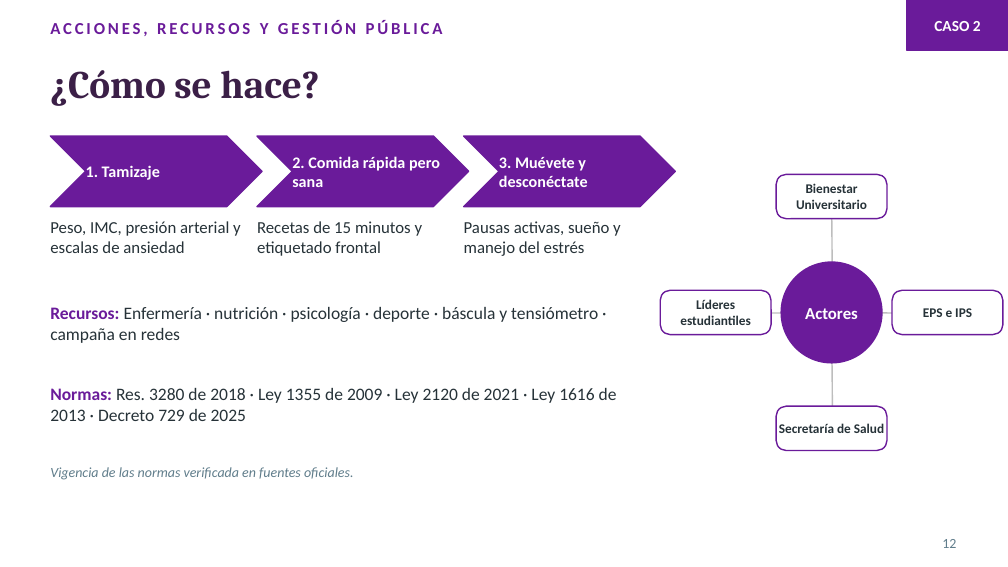
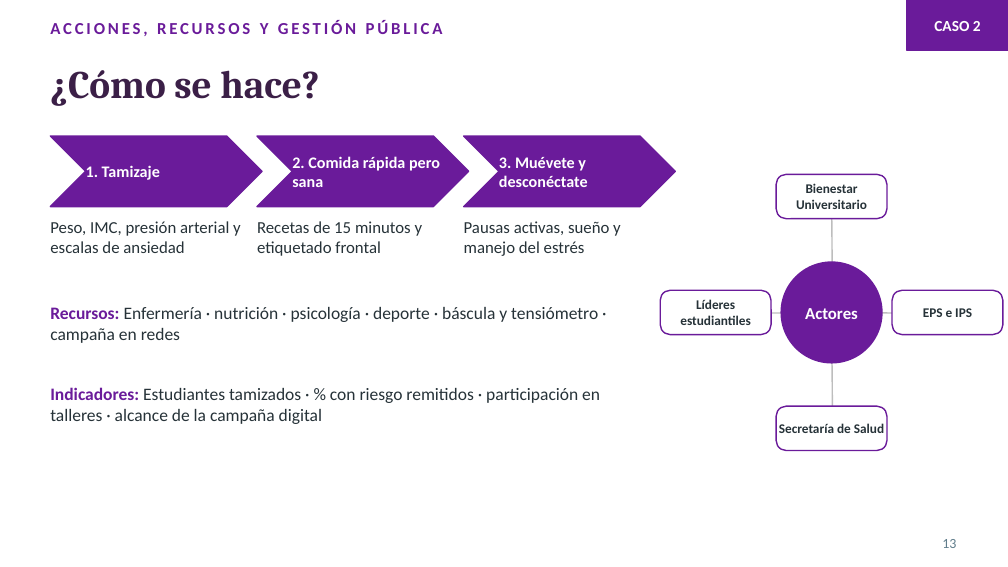
Before and after one commit to leyezminvari-tech/ESPECIALIZACI-N-, a slide deck: slide 13 of Actividades/Semana8_Presentacion_Canva.pptx (slide 12 before the commit). Drawn at 1008x567 pixels with LibreOffice and Linux fonts; fonts in the diff are those of the drawing. Boxes give left, top, right and bottom in pixels: in the first picture for what was removed or moved away, otherwise in the second. Text is boxed around its words. In the diff, an @@ line names an element or a change of style, - is before the commit and + after.

```diff
--- a/Actividades/Semana8_Presentacion_Canva.pptx
+++ b/Actividades/Semana8_Presentacion_Canva.pptx
@@ text at (x1=50, y1=387, x2=600, y2=424): text changed @@
-Normas: Res. 3280 de 2018 · Ley 1355 de 2009 · Ley 2120 de 2021 · Ley 1616 de 2013 · Decreto 729 de 2025
+Indicadores: Estudiantes tamizados · % con riesgo remitidos · participación en talleres · alcance de la campaña digital
@@ text removed at (x1=50, y1=467, x2=353, y2=480) @@
-Vigencia de las normas verificada en fuentes oficiales.
@@ page number at (x1=942, y1=539, x2=956, y2=548): text changed @@
-12
+13
```
Also in this commit, not shown: 13 other slides changed, 3 slides added, 2 other files.
